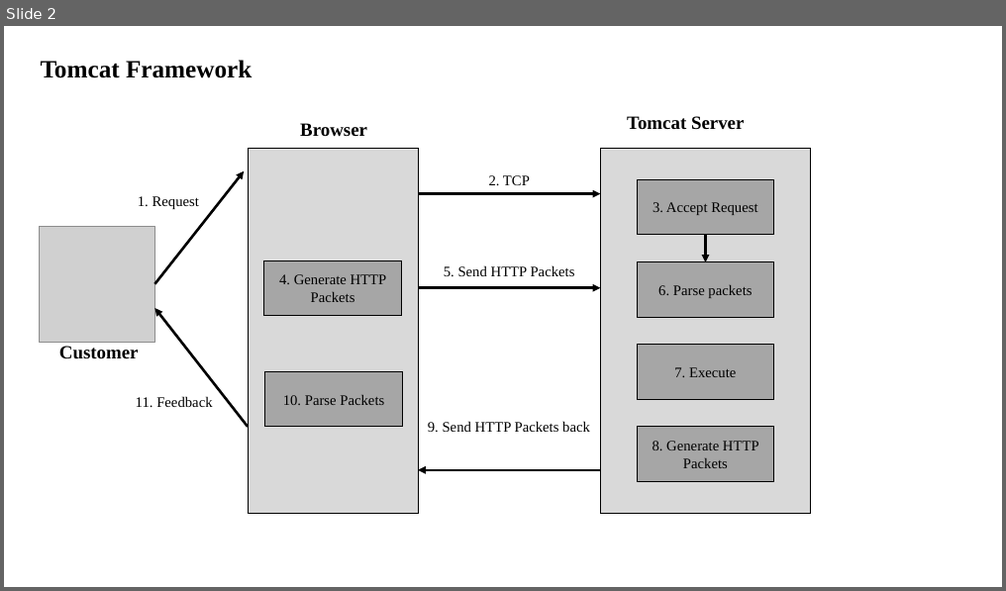
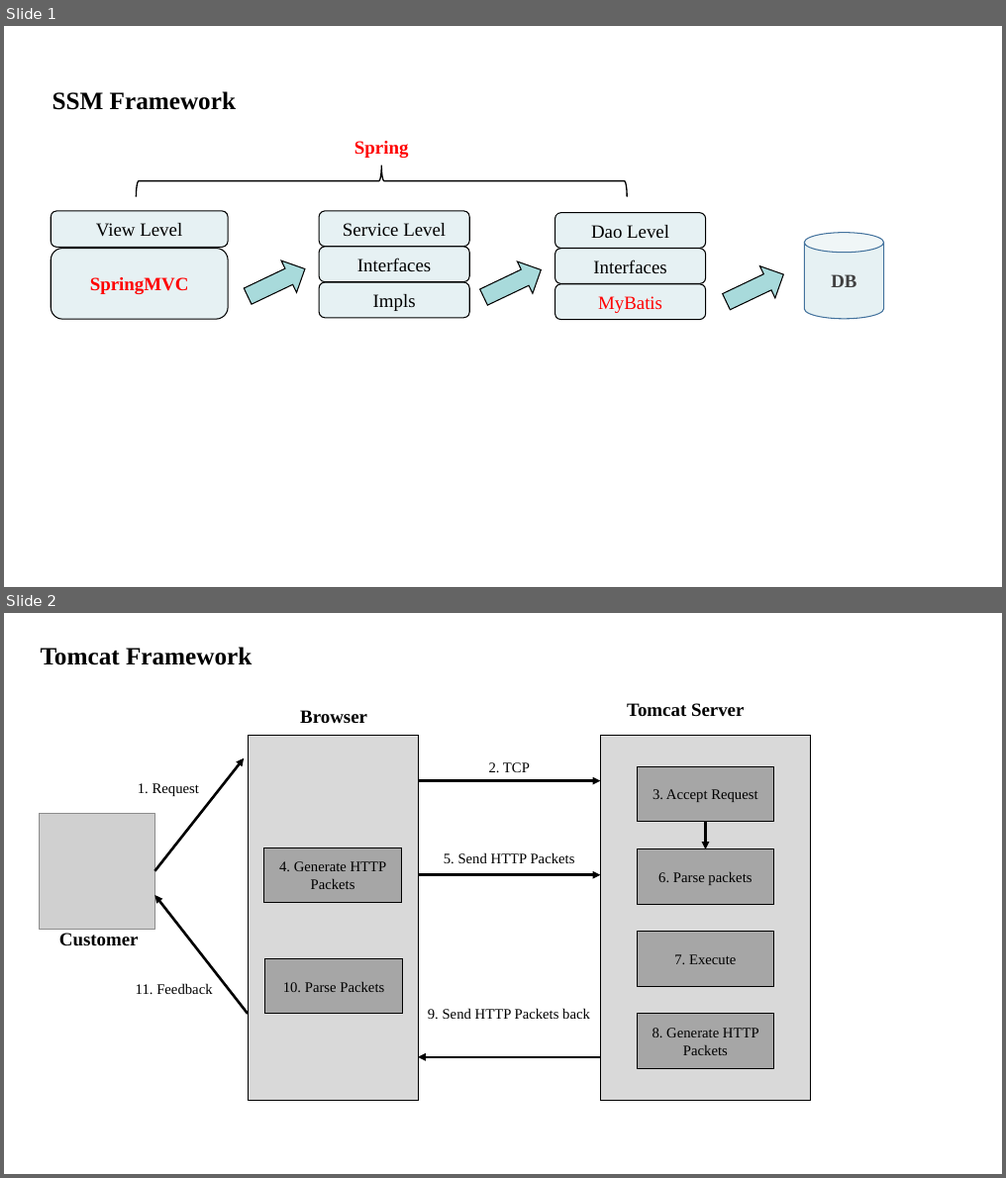
Before and after one commit to ueiheng/Restaurant_ordering_system, a slide deck: 绘图.pptx. Shown one above the other, each under a label of ours: slide 2 before the commit, slides 1 and 2 after it. The pictures are 1006x591 and 1006x1178 pixels, drawn with LibreOffice and Linux fonts; fonts in the diff are those of the drawing; grey boxes stand for pictures. Boxes give left, top, right and bottom in pixels: in the first picture for what was removed or moved away, otherwise in the second. Text is boxed around its words. In the diff, an @@ line names an element or a change of style, - is before the commit and + after.

```diff
--- a/绘图.pptx
+++ b/绘图.pptx
@@ slide 1 added at [4,26,1002,587], background #FFFFFF @@
@@ text added at [53,91,236,110], 24 pt, text #000000, bold @@
+SSM Framework
@@ text added at [354,141,409,158], 18 pt, text #FF0000, bold @@
+Spring
@@ right brace added at [136,166,627,196], outline #000000 1.25 pt @@
@@ rounded rectangle added at [51,211,228,247], fill #E6F1F3, outline #000000 1 pt, 18 pt, text #000000 @@
+View Level
@@ rounded rectangle added at [319,211,469,246], fill #E6F1F3, outline #000000 1 pt, 18 pt, text #000000 @@
+Service Level
@@ rounded rectangle added at [555,213,706,249], fill #E6F1F3, outline #000000 1 pt, 18 pt, text #000000 @@
+Dao Level
@@ cylinder added at [804,233,884,319], fill #E6F1F3, outline #43739E 1 pt, 18 pt, text #404040, bold @@
+DB
@@ rounded rectangle added at [51,249,228,319], fill #E6F1F3, outline #000000 1 pt, 18 pt, text #FF0000, bold @@
+SpringMVC
@@ right arrow added at [240,253,313,312], fill #A8DADB, outline #000000 1 pt @@
@@ rounded rectangle added at [319,247,469,282], fill #E6F1F3, outline #000000 1 pt, 18 pt, text #000000 @@
+Interfaces
@@ right arrow added at [476,255,548,313], fill #A8DADB, outline #000000 1 pt @@
@@ rounded rectangle added at [555,249,706,283], fill #E6F1F3, outline #000000 1 pt, 18 pt, text #000000 @@
+Interfaces
@@ right arrow added at [719,259,791,318], fill #A8DADB, outline #000000 1 pt @@
@@ rounded rectangle added at [319,282,469,318], fill #E6F1F3, outline #000000 1 pt, 18 pt, text #000000 @@
+Impls
@@ rounded rectangle added at [555,284,706,319], fill #E6F1F3, outline #000000 1 pt, 18 pt, text #FF0000 @@
+MyBatis
```
Also in this commit, not shown: 1 slide changed, 2 other slides added, 23 other files.
